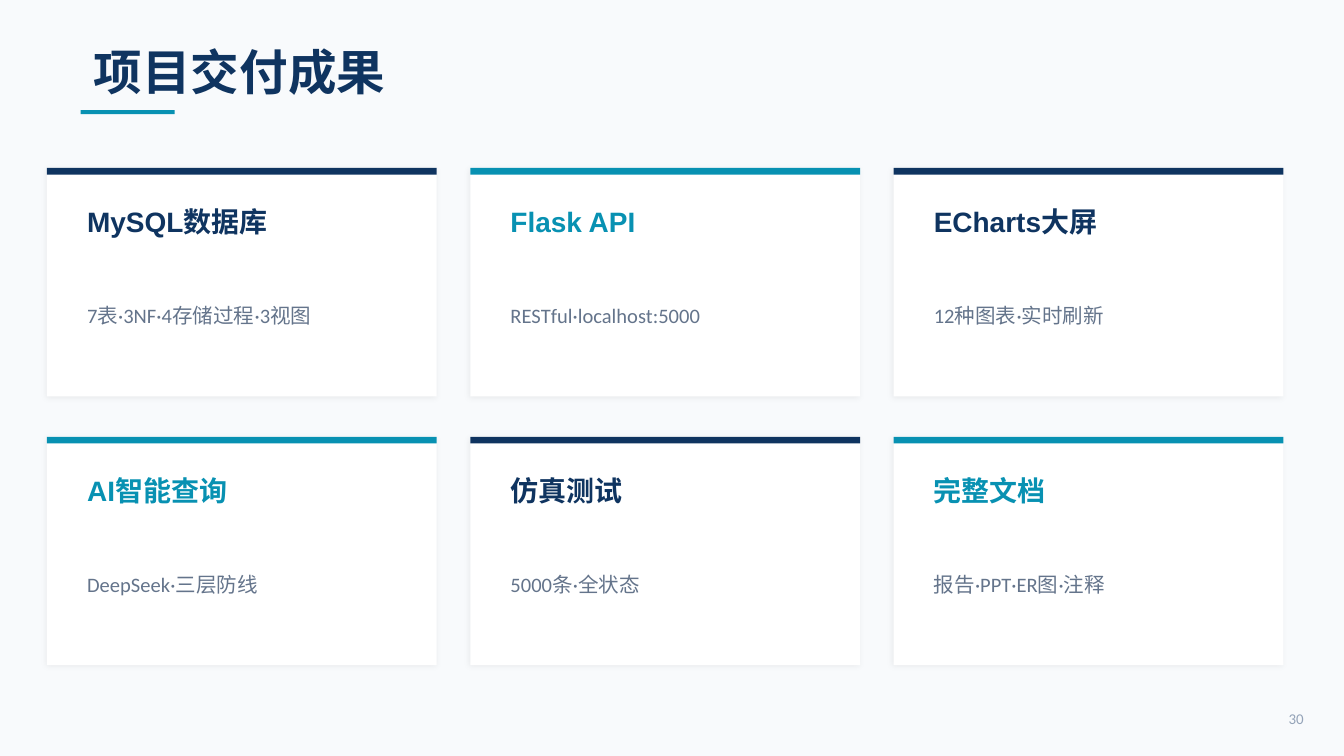
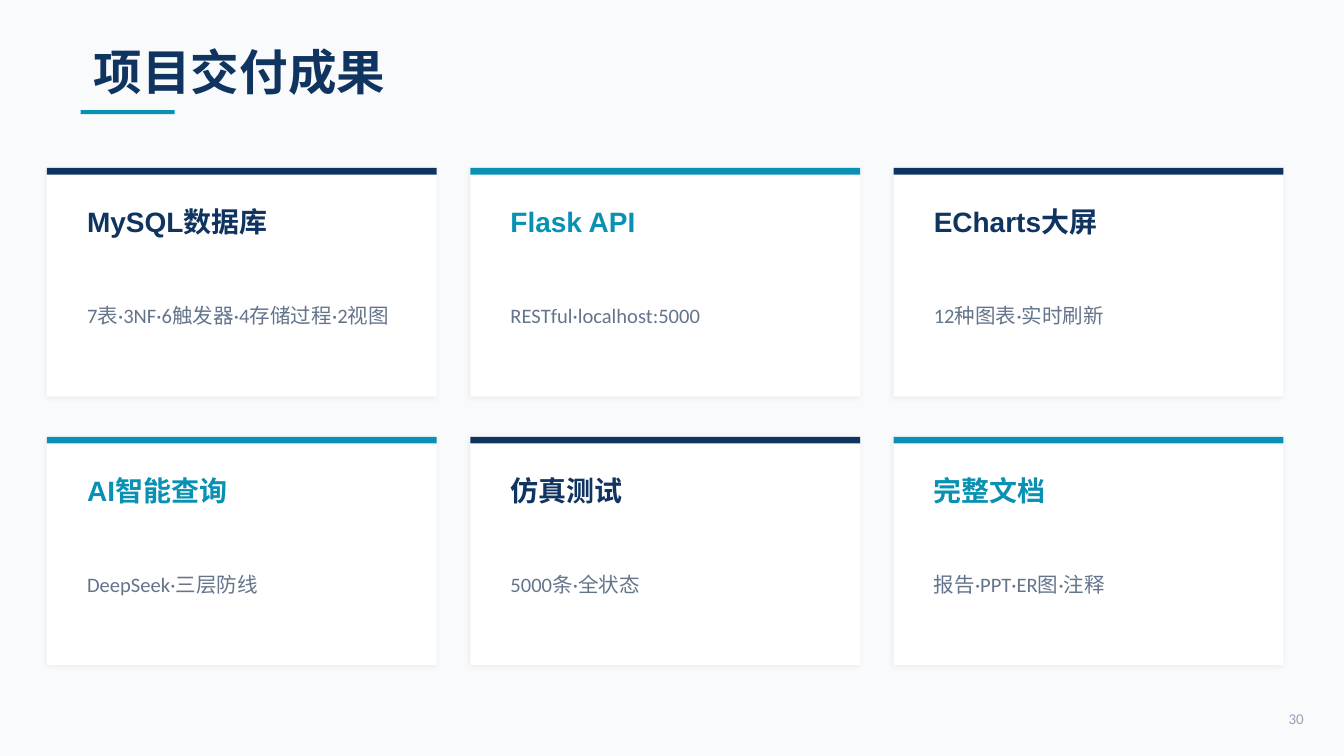
Before and after one commit to sou1maker/database, a slide deck: slide 30 of 校园外卖两段式配送系统_答辩汇报.pptx. Drawn at 1344x756 pixels with LibreOffice and Linux fonts; fonts in the diff are those of the drawing. Boxes give left, top, right and bottom in pixels: in the first picture for what was removed or moved away, otherwise in the second. Text is boxed around its words. In the diff, an @@ line names an element or a change of style, - is before the commit and + after.

```diff
--- a/校园外卖两段式配送系统_答辩汇报.pptx
+++ b/校园外卖两段式配送系统_答辩汇报.pptx
@@ text at (87, 306, 389, 325): text changed @@
-7表·3NF·4存储过程·3视图
+7表·3NF·6触发器·4存储过程·2视图
```
Also in this commit, not shown: 12 other slides changed, 8 other files.
